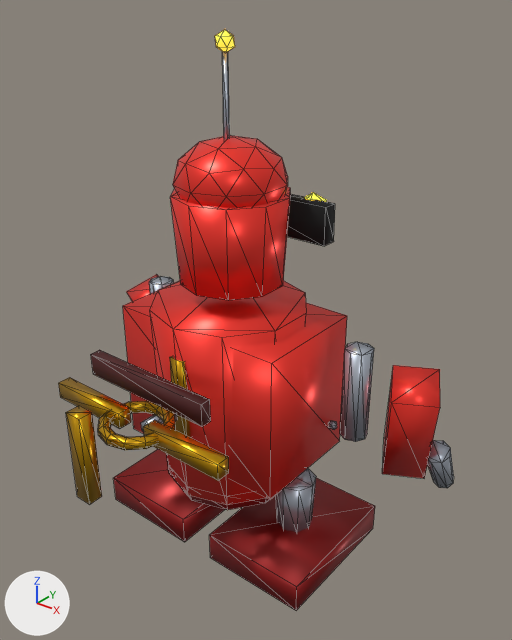
The glTF model assets-src/robot/robot_raw.glb as it was, and as the next commit left it.
One viewpoint serves both versions: a 50 mm lens placed at (1.88, -1.28, 2.56), pointed at (0.16, 0.87, 1.23). Every picture has the same lights, and +X, +Y and +Z are marked at lower left. The first picture is the older version. Mesh edges are drawn as thin lines. Vertices at exactly the same position are counted once.

The first picture shows 'Robot'.
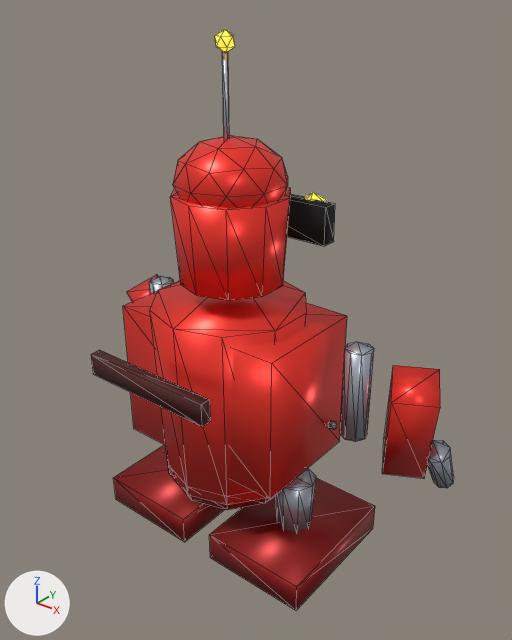
The newer file is also turned or shifted as a whole; pictures and numbers use the older file's frame.

The change in detail:
me_robot is used by ob_robot; location (0.0, 0.0, 0.0).
me_robot had 474 vertices, 824 faces and spanned x -0.94..0.94, y 0.0..1.46, z 0.02..2.39.
me_robot now has 354 vertices, 604 faces and spans x -0.94..0.94, y 0.35..1.46, z 0.02..2.39.
me_robot part 1: 6 loose pieces with 120 vertices, spanning x -0.46..0.46, y 0.0..0.6, z 0.73..1.12, are deleted.

What differs and where, as boxes [x1, y1, x2, y2] in the pictures (512 x 640 px):
'Robot', reshaped (8% narrower): before [58, 29, 454, 611]; after [91, 29, 454, 611]
part 1 of me_robot, deleted: before [58, 356, 229, 504]
